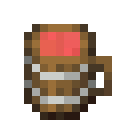
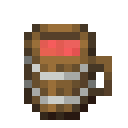
Revision of a layered (128, 128) image; what changed, layer by layer:
painted on "Liquid" over [40,32,80,48]
